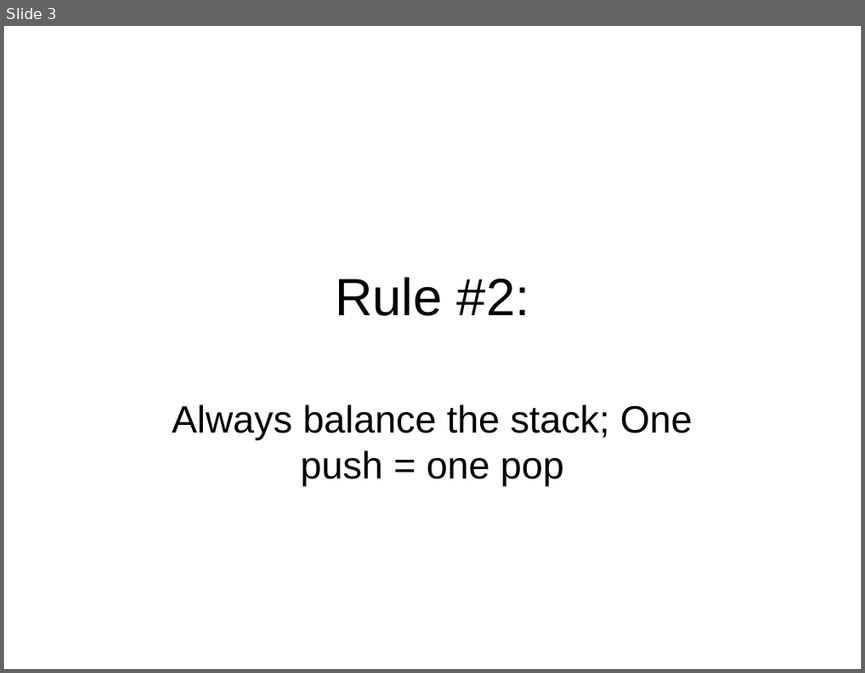
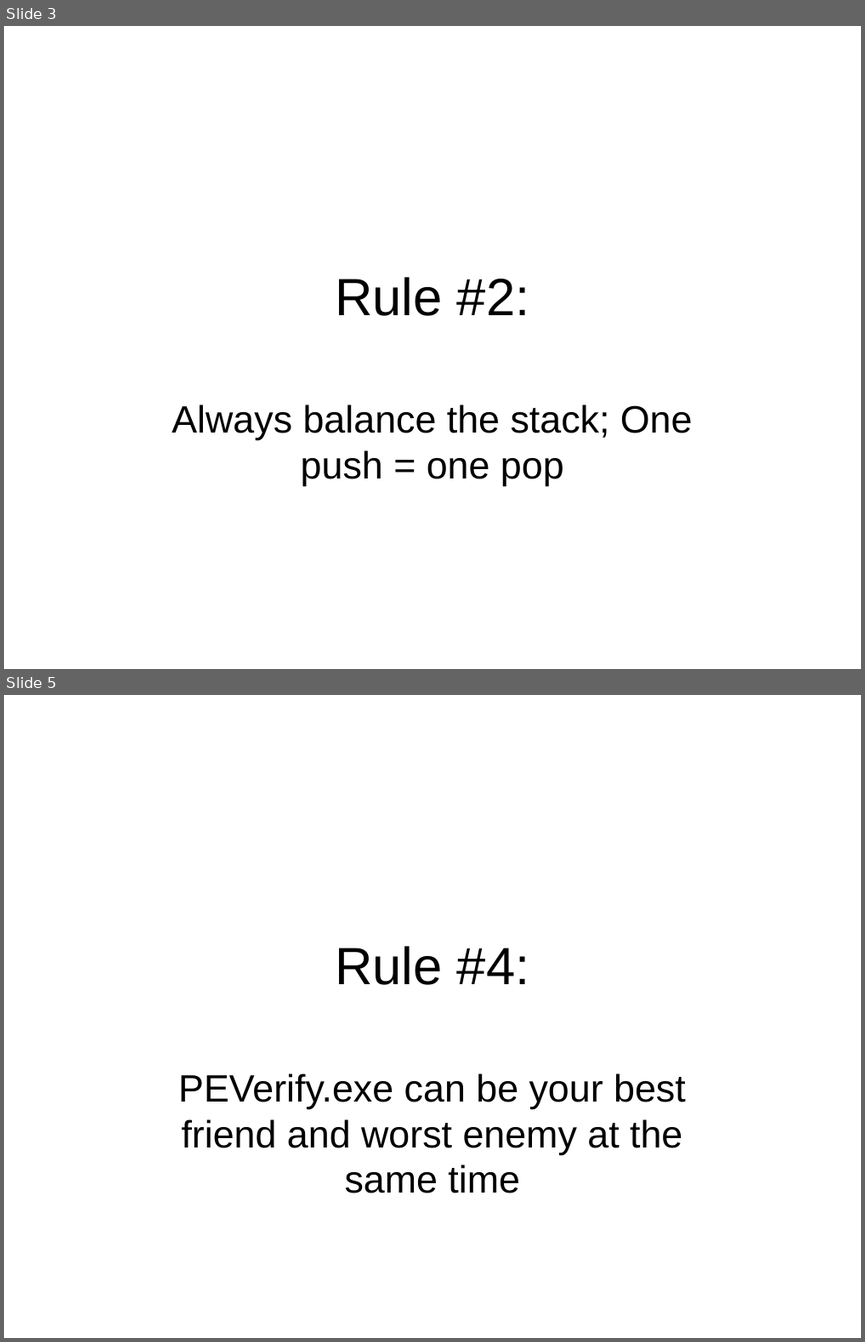
Before and after one commit to philiplaureano/ILRewritingTalk, a slide deck: Ten Simple Rules for Rewriting IL.ppt. Shown one above the other, each under a label of ours: slide 3 before the commit, slides 3 and 5 after it; the slides between them are not shown. The pictures are 865x673 and 865x1342 pixels, drawn with LibreOffice and Linux fonts; fonts in the diff are those of the drawing. Boxes give left, top, right and bottom in pixels: in the first picture for what was removed or moved away, otherwise in the second. Text is boxed around its words. In the diff, an @@ line names an element or a change of style, - is before the commit and + after.

Commit message:
Added sample code for Rule #3

```diff
--- a/Ten Simple Rules for Rewriting IL.ppt
+++ b/Ten Simple Rules for Rewriting IL.ppt
@@ slide 5 added at [4, 695, 861, 1338], background #FFFFFF @@
@@ title added at [335, 946, 530, 985], 44 pt, text #000000 @@
+Rule #4:
@@ subtitle added at [178, 1073, 686, 1193], 32 pt, text #000000 @@
+PEVerify.exe can be your best friend and worst enemy at the same time
```
Also in this commit, not shown: 2 other slides added, 13 other files.
